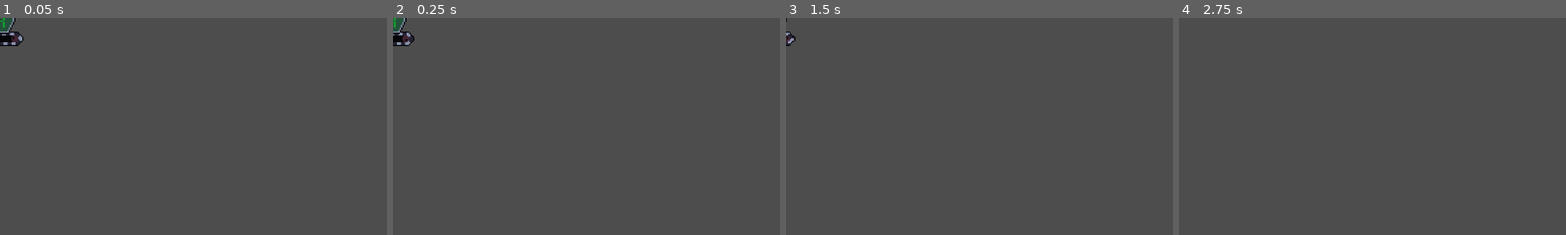
Above: before the commit, frames 1-4 (left to right).
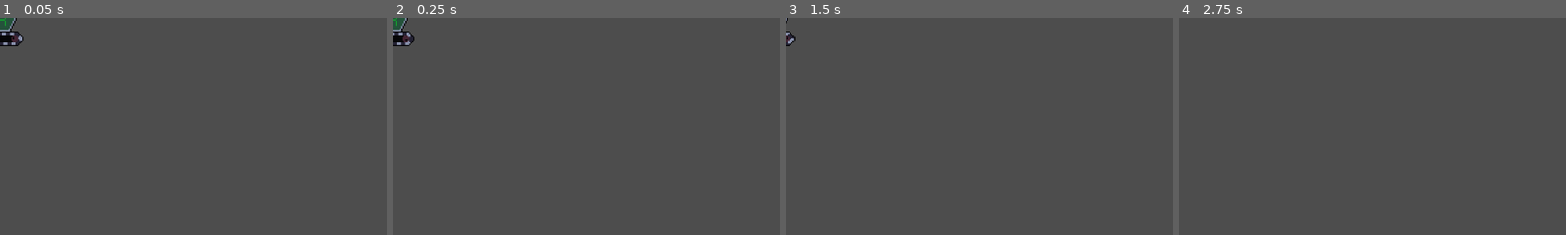
Above: after the commit, the same moments.

Repository: AuraDvin/MvR
Game: Godot game, scene res://characters/enemies/shielded_enemy/shielded_enemy.tscn
Two runs of this game, one before a commit and one after it. Both use one fixed random seed, a clock stepped at 60 frames per second and the inputs below. This scene is started directly instead of the project's main scene.
Inputs (mouse positions are % of the whole screen's width and height, from its top left):
- Up to frame 1 (0.05 s): no input
- Up to frame 2 (0.25 s): no input
- Up to frame 3 (1.5 s): tap Enter (ui_accept) at 0.5, 0.77 s; move the mouse to (72, 45) at 0.52 s; hold Right (ui_right) 0.53-1.28 s; click (72, 45) at 0.67 s; move the mouse to (30, 55) at 1.27 s; hold Left (ui_left) from 1.28 s (still down)
- Up to frame 4 (2.75 s): tap Enter (ui_accept) at 1.52, 2 s; move the mouse to (60, 28) at 2.02 s; release Left (ui_left) at 2.03 s; hold Right (ui_right) from 2.03 s (still down)
The pictures show only the part of the screen within x 0-50%, y 0-50%; the shares and areas given below are measured in that part.

The runs differ from the first frame. In frame 1, 0.1% of the frame differs, in the area x 0-5%, y 0-8%; in frame 2, 0.1%; in frame 3, less than 0.1%; in frame 4, nothing differs.

Commit message:
audio fix

Diff:
--- a/characters/enemies/basic_enemy/basic_enemy.tscn
+++ b/characters/enemies/basic_enemy/basic_enemy.tscn
@@ -97,11 +97,14 @@
 
 [node name="Enemy_hit" type="AudioStreamPlayer2D" parent="."]
 stream = ExtResource("4_0mce4")
+bus = &"Enemy_hit"
 
 [node name="Tracks" type="AudioStreamPlayer2D" parent="."]
 stream = ExtResource("5_jdxxv")
+bus = &"Tracks"
 
 [node name="Attack" type="AudioStreamPlayer2D" parent="."]
 stream = ExtResource("6_el2ld")
+bus = &"Sfx"
 
 [node name="SlowTimer" type="Timer" parent="."]
--- a/characters/enemies/fast_enemy/fast_enemy.tscn
+++ b/characters/enemies/fast_enemy/fast_enemy.tscn
@@ -1,17 +1,8 @@
-[gd_scene load_steps=15 format=3 uid="uid://tuuba4br8fwe"]
+[gd_scene load_steps=10 format=3 uid="uid://tuuba4br8fwe"]
 
 [ext_resource type="Texture2D" uid="uid://biio8yughr7o8" path="res://assets/textures/tracks-sheet.png" id="1_80125"]
-[ext_resource type="Script" uid="uid://cx7q6g7bt7rns" path="res://characters/enemies/fast_enemy/fast_enemy.gd" id="1_s5fes"]
-[ext_resource type="Texture2D" uid="uid://cfkxo7w1h4jx7" path="res://assets/textures/simple-enemy-body.png" id="2_s5fes"]
-[ext_resource type="AudioStream" uid="uid://c7jdkfbrhe7vl" path="res://assets/sfx/Enemy_hit.mp3" id="4_6g5so"]
-[ext_resource type="AudioStream" uid="uid://bde2sn7py7y57" path="res://assets/sfx/Tracks_25s.mp3" id="5_1by2p"]
-[ext_resource type="AudioStream" uid="uid://dv6wsmh8nc3iw" path="res://assets/sfx/Dmg_to_tower_pitch1.mp3" id="6_ccnqn"]
-
-[sub_resource type="RectangleShape2D" id="RectangleShape2D_cfmgu"]
-size = Vector2(51.84, 51.84)
-
-[sub_resource type="RectangleShape2D" id="RectangleShape2D_6vlrf"]
-size = Vector2(69, 20)
+[ext_resource type="PackedScene" uid="uid://c31r4xho31h28" path="res://characters/enemies/basic_enemy/basic_enemy.tscn" id="1_s5fes"]
+[ext_resource type="Script" uid="uid://cx7q6g7bt7rns" path="res://characters/enemies/fast_enemy/fast_enemy.gd" id="2_s5fes"]
 
 [sub_resource type="AtlasTexture" id="AtlasTexture_c4jce"]
 atlas = ExtResource("1_80125")
@@ -62,47 +53,12 @@
 "speed": 9.0
 }]
 
-[node name="FastEnemy" type="Node2D" groups=["enemy"]]
-script = ExtResource("1_s5fes")
+[node name="FastEnemy" instance=ExtResource("1_s5fes")]
+script = ExtResource("2_s5fes")
 speed = 40.0
-max_speed = 50.0
-health_points = 5
+max_speed = 10.0
+health_points = 3
 
-[node name="BodyArea2D" type="Area2D" parent="." groups=["enemy_body"]]
-
-[node name="CollisionShape2D" type="CollisionShape2D" parent="BodyArea2D"]
-shape = SubResource("RectangleShape2D_cfmgu")
-
-[node name="AttackArea2D" type="Area2D" parent="."]
-
-[node name="CollisionShape2D" type="CollisionShape2D" parent="AttackArea2D"]
-position = Vector2(-8.5, 0)
-shape = SubResource("RectangleShape2D_6vlrf")
-
-[node name="AnimatedSprite2D" type="AnimatedSprite2D" parent="."]
-modulate = Color(0.6431373, 0.4, 0, 1)
-position = Vector2(3, 31)
-scale = Vector2(2, 2)
-sprite_frames = SubResource("SpriteFrames_6g5so")
-animation = &"tracks_roll"
-autoplay = "tracks_roll"
-
-[node name="AttackTimer" type="Timer" parent="."]
-one_shot = true
-
-[node name="Sprite2D" type="Sprite2D" parent="."]
-modulate = Color(0.6431635, 0.4007443, 0.0018148181, 1)
-position = Vector2(3, -13)
-scale = Vector2(2, 2)
-texture = ExtResource("2_s5fes")
-
-[node name="Enemy_hit" type="AudioStreamPlayer2D" parent="."]
-stream = ExtResource("4_6g5so")
-
-[node name="Tracks" type="AudioStreamPlayer2D" parent="."]
-stream = ExtResource("5_1by2p")
-
-[node name="Attack" type="AudioStreamPlayer2D" parent="."]
-stream = ExtResource("6_ccnqn")
-
-[node name="SlowTimer" type="Timer" parent="."]
+[node name="AnimatedSprite2D" parent="." index="2"]
+sprite_frames = SubResource("SpriteFrames_cfmgu")
+frame_progress = 0.0
--- a/characters/enemies/shielded_enemy/shielded_enemy.tscn
+++ b/characters/enemies/shielded_enemy/shielded_enemy.tscn
@@ -1,17 +1,9 @@
-[gd_scene load_steps=16 format=3 uid="uid://bgrnespgnxvsj"]
+[gd_scene load_steps=11 format=3 uid="uid://bgrnespgnxvsj"]
 
-[ext_resource type="Script" uid="uid://7w54u5hikob6" path="res://characters/enemies/shielded_enemy/shielded_enemy.gd" id="1_tt7lk"]
+[ext_resource type="PackedScene" uid="uid://c31r4xho31h28" path="res://characters/enemies/basic_enemy/basic_enemy.tscn" id="1_tt7lk"]
 [ext_resource type="Texture2D" uid="uid://biio8yughr7o8" path="res://assets/textures/tracks-sheet.png" id="1_w87x1"]
+[ext_resource type="Script" uid="uid://7w54u5hikob6" path="res://characters/enemies/shielded_enemy/shielded_enemy.gd" id="2_tt7lk"]
 [ext_resource type="Texture2D" uid="uid://c7q5rix213bt0" path="res://assets/textures/shielded-enemy-body.png" id="2_w87x1"]
-[ext_resource type="AudioStream" uid="uid://c7jdkfbrhe7vl" path="res://assets/sfx/Enemy_hit.mp3" id="4_7mv01"]
-[ext_resource type="AudioStream" uid="uid://bde2sn7py7y57" path="res://assets/sfx/Tracks_25s.mp3" id="5_y4d8v"]
-[ext_resource type="AudioStream" uid="uid://dv6wsmh8nc3iw" path="res://assets/sfx/Dmg_to_tower_pitch1.mp3" id="6_0lfpc"]
-
-[sub_resource type="RectangleShape2D" id="RectangleShape2D_jto1h"]
-size = Vector2(51.84, 51.84)
-
-[sub_resource type="RectangleShape2D" id="RectangleShape2D_gacjp"]
-size = Vector2(69, 20)
 
 [sub_resource type="AtlasTexture" id="AtlasTexture_c4jce"]
 atlas = ExtResource("1_w87x1")
@@ -62,49 +54,17 @@
 "speed": 9.0
 }]
 
-[sub_resource type="AtlasTexture" id="AtlasTexture_tt7lk"]
-atlas = ExtResource("2_w87x1")
+[node name="ShieldedEnemy" instance=ExtResource("1_tt7lk")]
+script = ExtResource("2_tt7lk")
+shield_hp = 0
+speed = 15.0
+max_speed = 10.0
+health_points = 3
 
-[node name="ShieldedEnemy" type="Node2D" groups=["enemy"]]
-script = ExtResource("1_tt7lk")
-speed = 15.0
-max_speed = 20.0
-health_points = 10
+[node name="AnimatedSprite2D" parent="." index="2"]
+sprite_frames = SubResource("SpriteFrames_jto1h")
+frame_progress = 0.0
 
-[node name="BodyArea2D" type="Area2D" parent="." groups=["enemy_body"]]
-
-[node name="CollisionShape2D" type="CollisionShape2D" parent="BodyArea2D"]
-shape = SubResource("RectangleShape2D_jto1h")
-
-[node name="AttackArea2D" type="Area2D" parent="."]
-
-[node name="CollisionShape2D" type="CollisionShape2D" parent="AttackArea2D"]
-position = Vector2(-8.5, 0)
-shape = SubResource("RectangleShape2D_gacjp")
-
-[node name="AnimatedSprite2D" type="AnimatedSprite2D" parent="."]
-position = Vector2(3, 31)
-scale = Vector2(2, 2)
-sprite_frames = SubResource("SpriteFrames_7mv01")
-animation = &"tracks_roll"
-autoplay = "tracks_roll"
-
-[node name="Sprite2D" type="Sprite2D" parent="."]
-position = Vector2(-1.7881393e-07, -11.453129)
-scale = Vector2(2.0800002, 2.0244932)
-texture = SubResource("AtlasTexture_tt7lk")
+[node name="Sprite2D" parent="." index="3"]
+texture = ExtResource("2_w87x1")
 hframes = 4
-
-[node name="AttackTimer" type="Timer" parent="."]
-one_shot = true
-
-[node name="Enemy_hit" type="AudioStreamPlayer2D" parent="."]
-stream = ExtResource("4_7mv01")
-
-[node name="Tracks" type="AudioStreamPlayer2D" parent="."]
-stream = ExtResource("5_y4d8v")
-
-[node name="Attack" type="AudioStreamPlayer2D" parent="."]
-stream = ExtResource("6_0lfpc")
-
-[node name="SlowTimer" type="Timer" parent="."]
--- a/default_bus_layout.tres
+++ b/default_bus_layout.tres
@@ -1,6 +1,19 @@
-[gd_resource type="AudioBusLayout" load_steps=0 format=3 uid="uid://dbamt5bis2mta"]
+[gd_resource type="AudioBusLayout" load_steps=4 format=3 uid="uid://dbamt5bis2mta"]
+
+[sub_resource type="AudioEffectLimiter" id="AudioEffectLimiter_j3pel"]
+resource_name = "Limiter"
+
+[sub_resource type="AudioEffectLimiter" id="AudioEffectLimiter_g28q7"]
+resource_name = "Limiter"
+ceiling_db = -10.0
+
+[sub_resource type="AudioEffectHardLimiter" id="AudioEffectHardLimiter_j3pel"]
+resource_name = "HardLimiter"
+ceiling_db = -6.0
 
 [resource]
+bus/0/effect/0/effect = SubResource("AudioEffectLimiter_j3pel")
+bus/0/effect/0/enabled = true
 bus/1/name = &"Music"
 bus/1/solo = false
 bus/1/mute = false
@@ -19,6 +32,10 @@
 bus/3/bypass_fx = false
 bus/3/volume_db = -12.978527
 bus/3/send = &"Sfx"
+bus/3/effect/0/effect = SubResource("AudioEffectLimiter_g28q7")
+bus/3/effect/0/enabled = false
+bus/3/effect/1/effect = SubResource("AudioEffectHardLimiter_j3pel")
+bus/3/effect/1/enabled = true
 bus/4/name = &"Enemy_hit"
 bus/4/solo = false
 bus/4/mute = false
Not shown: 1 places in characters/enemies/fast_enemy/fast_enemy.tscn that only renumber resources
Not shown: 1 places in characters/enemies/shielded_enemy/shielded_enemy.tscn that only renumber resources
